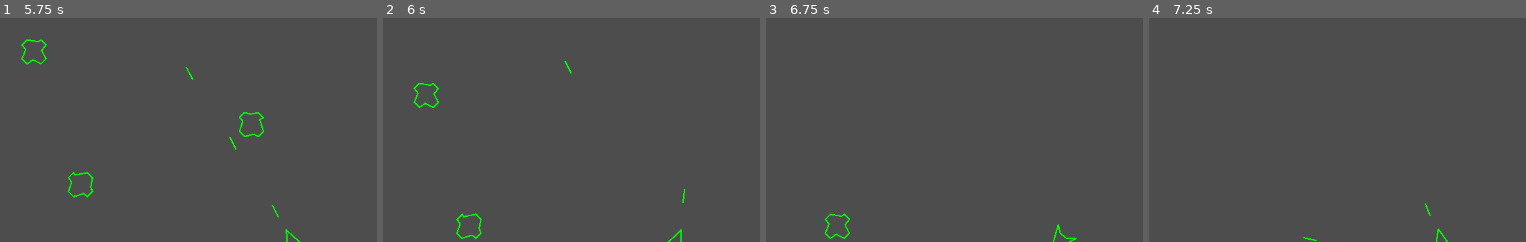
Above: before the commit, frames 1-4 (left to right).
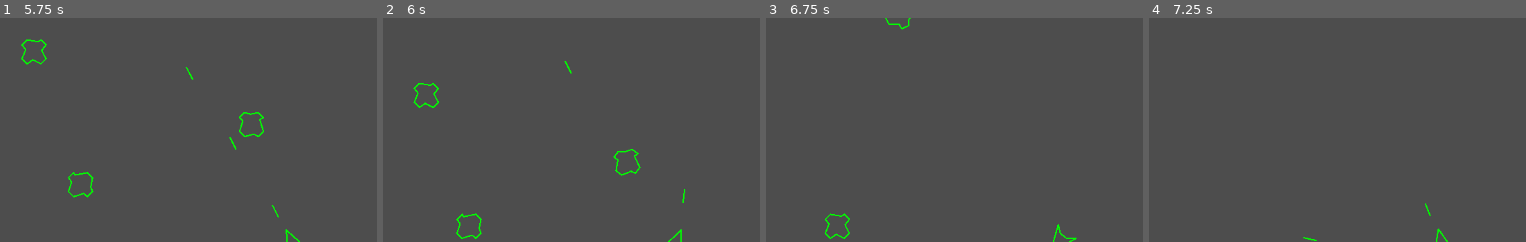
Above: after the commit, the same moments.

Repository: JakeDEsposito/godot-asteroids
Game: Godot game, scene res://scenes/game/game.tscn
The game is run twice, just before and just after one commit, with the same random seed, the same clock (stepped at 60 frames per second) and the same inputs. The project has no main scene, so this scene is started directly. Sound files missing from this copy of the repository are replaced by a short silence.
Inputs:
- Up to frame 1 (5.75 s): tap Enter at 0.5, 2 s; hold Space (shoot) 0.53-1.28 s; hold W (forward) 0.53-2.03 s; tap Space (shoot) at 1.35, 2.85, 4.35 s; hold Space (shoot) 2.03-2.78 s; hold A (left) 2.03-4.28 s; hold Space (shoot) 3.53-4.28 s; hold D (right) 4.28-5.03 s; hold W (forward) from 5.03 s (still down); hold Space (shoot) from 5.03 s (still down)
- Up to frame 2 (6 s): release W (forward) at 5.78 s; release Space (shoot) at 5.78 s; hold D (right) from 5.78 s (still down); tap Space (shoot) at 5.85 s
- Up to frame 3 (6.75 s): keep holding D (right); hold Space (shoot) from 6.53 s (still down)
- Up to frame 4 (7.25 s): keep holding D (right); keep holding Space (shoot)
The pictures show only the part of the screen within x 10-60%, y 0-50%; the shares and areas given below are measured in that part.

Frame 1 is identical in both runs. In frame 2, 0.2% of the frame differs, in the area x 61-69%, y 58-71%; in frame 3, less than 0.1%; in frame 4, nothing differs.
Error before the commit: Trying to assign an array of type "Array" to a variable of type "Array[PackedScene]". (res://scenes/entities/asteroid/asteroid.gd:40)
Error after the commit: Trying to assign an array of type "Array" to a variable of type "Array[PackedScene]". (res://scenes/entities/asteroid/asteroid.gd:44)

Commit message:
Made audio play when asteroid gets hit

Diff:
--- a/scenes/entities/asteroid/asteroid.gd
+++ b/scenes/entities/asteroid/asteroid.gd
@@ -6,6 +6,8 @@
 const MAX_ASTEROID_SIZE: int = 2
 
 @export_range(0, MAX_ASTEROID_SIZE) var size: int = randi_range(1, MAX_ASTEROID_SIZE)
+
+@onready var explosion_audio: AudioStreamPlayer = %ExplosionAudio
 
 func _ready() -> void:
 	var asteroid = Line2D.new()
@@ -34,6 +36,8 @@
 func takeHit() -> void:
 	size -= 1
 
+	explosion_audio.play()
+
 	if size > 0:
 		var asteroid_scene: PackedScene = load(scene_file_path)
 
@@ -52,7 +56,7 @@
 
 			# TODO: Add to scene
 
-	queue_free()
+	explosion_audio.finished.connect(func(): queue_free())
 
 func _on_body_entered(body: Node) -> void:
 	takeHit()
